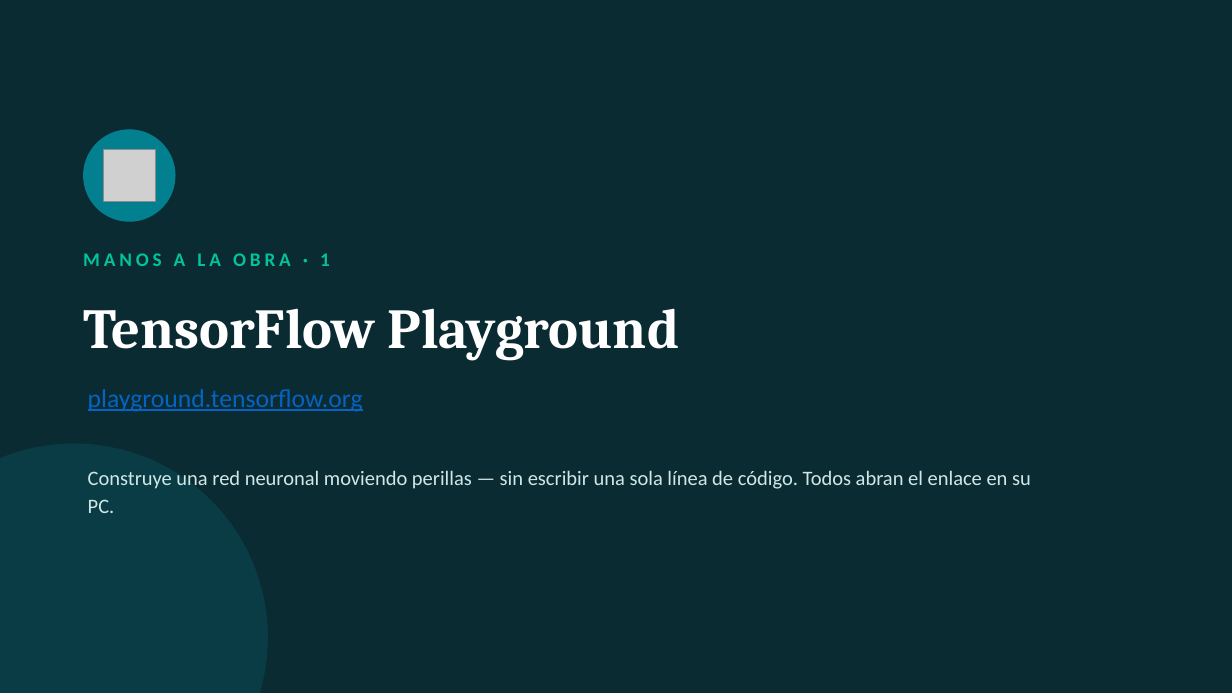
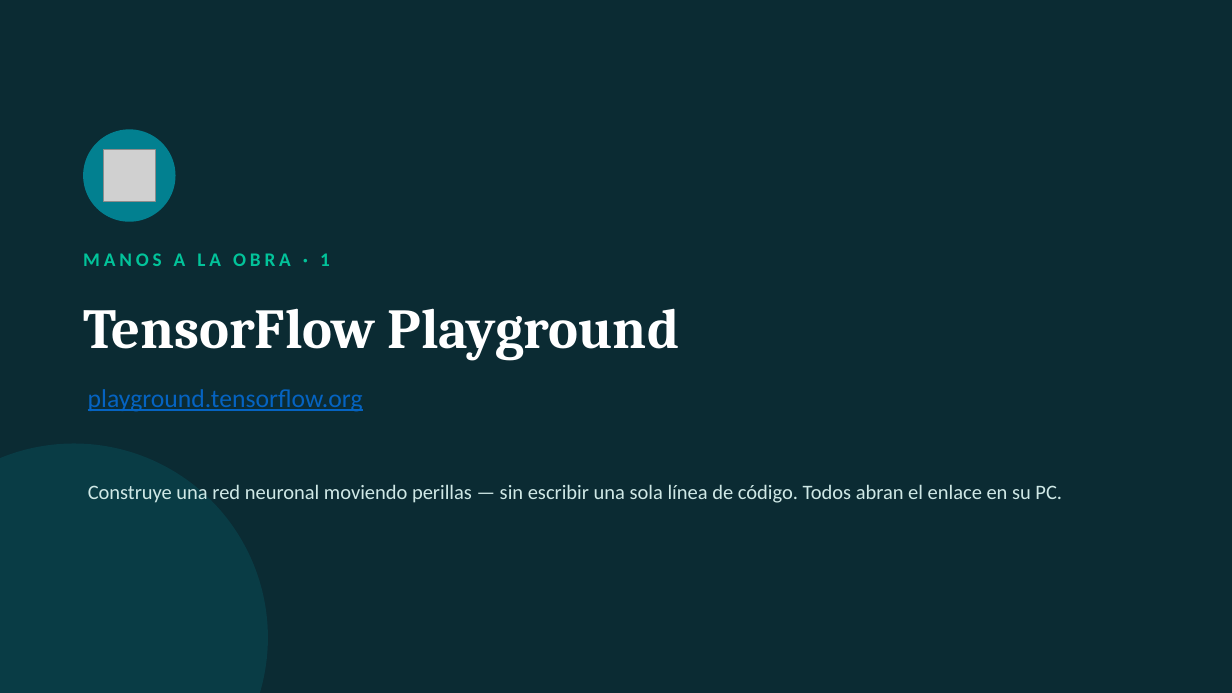
Before and after one commit to calderonf/NeuralNetworkSummer, a slide deck: slide 8 of ANN_Summer_2026.pptx. Drawn at 1232x693 pixels with LibreOffice and Linux fonts; fonts in the diff are those of the drawing; grey boxes stand for pictures. Boxes give left, top, right and bottom in pixels: in the first picture for what was removed or moved away, otherwise in the second. Text is boxed around its words. In the diff, an @@ line names an element or a change of style, - is before the commit and + after.

```diff
--- a/ANN_Summer_2026.pptx
+++ b/ANN_Summer_2026.pptx
@@ text "Construye una red neuronal moviendo ..." rewrapped from [88, 470, 1031, 513] to [88, 484, 1062, 503] @@
```
Also in this commit, not shown: 7 other slides changed.
